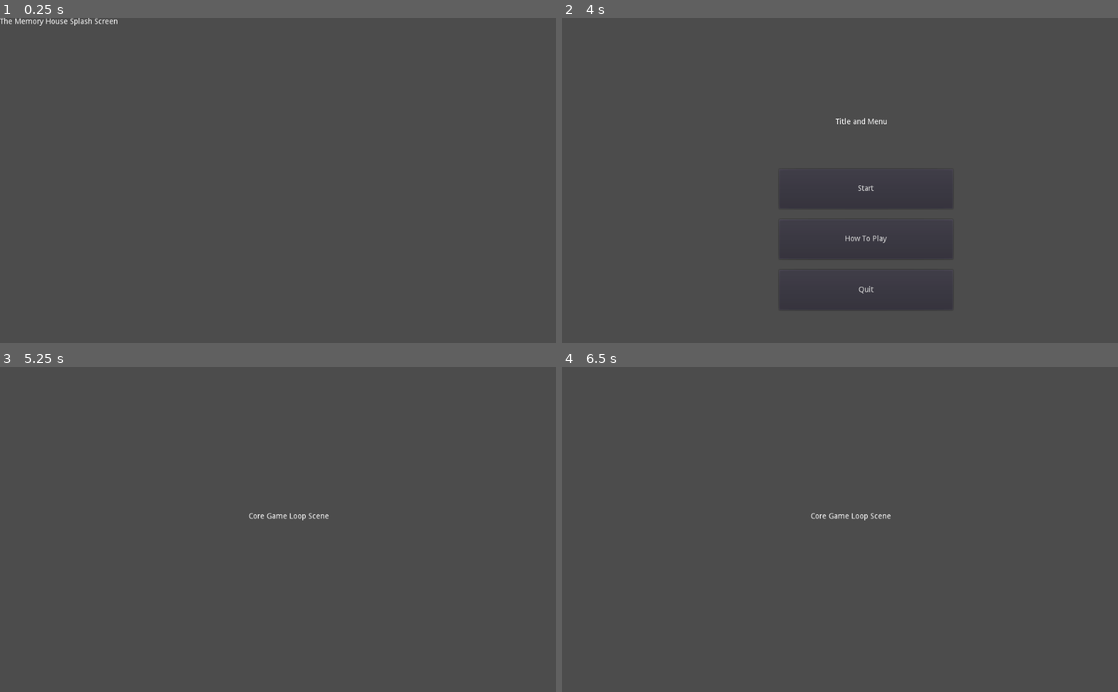
Above: before the commit, frames 1-4 (two rows, left to right).
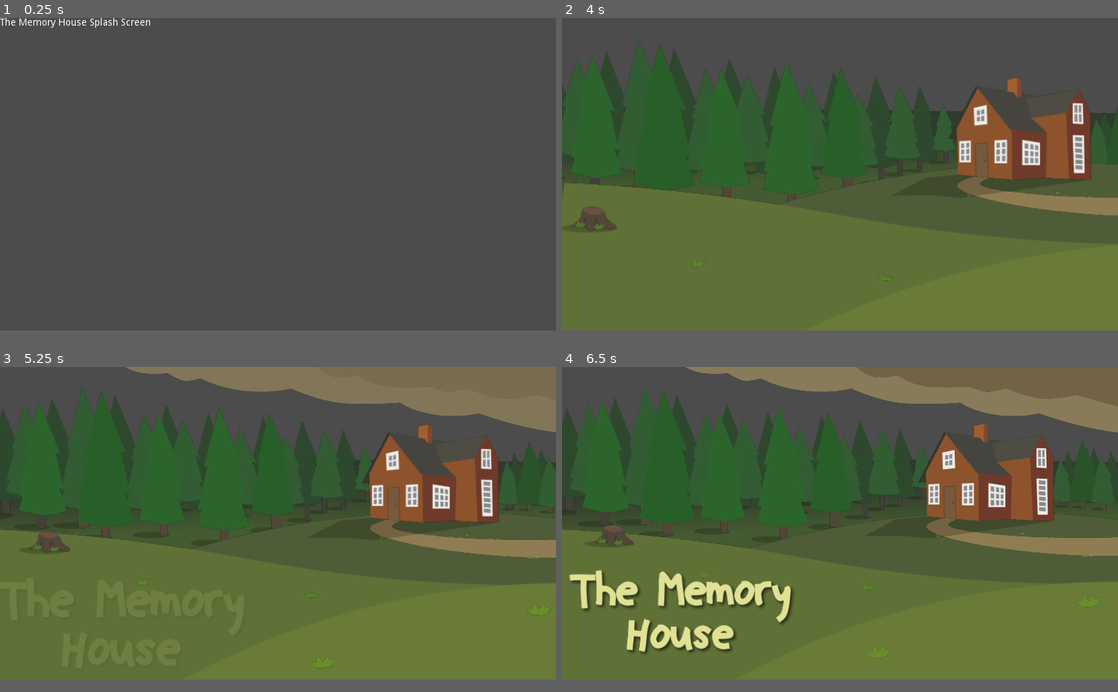
Above: after the commit, the same moments.

Repository: alannakelly/the-memory-house
Game: Godot game, scene res://splash/Splash.tscn
Two runs of this game, one before a commit and one after it. Both use one fixed random seed, a clock stepped at 60 frames per second and the inputs below.
Inputs (mouse positions are in pixels of both pictures, inside the frame that each line leads up to):
- Up to frame 1 (0.25 s): no input
- Up to frame 2 (4 s): tap Enter at 0.5, 2, 3.5 s; hold Right (ui_right) 0.53-1.28 s; tap Space at 1.25, 2.75 s; hold Down (ui_down) 1.28-2.03 s; hold Right (ui_right) 2.03-2.78 s; hold Up (ui_up) 2.78-3.53 s; hold Left (ui_left) from 3.53 s (still down)
- Up to frame 3 (5.25 s): release Left (ui_left) at 4.25 s; click (305, 539) at 4.25 s, where only the run before the commit has a clickable "Start"; hold Left (ui_left) from 5.03 s (still down)
- Up to frame 4 (6.5 s): release Left (ui_left) at 5.78 s; hold Down (ui_down) from 5.78 s (still down)
In our replay, the window is 800x468 before the commit and 800x450 after it. These sizes can differ from the game's own. Grey fills any space a smaller window leaves; there, only what the larger window draws over its background counts as a difference.

The runs differ from the first frame. In frame 1, 0.3% of the frame differs, in the area x 0-27%, y 0-3%; in frame 2, 68%; in frame 3, 74%; in frame 4, 75%, in the area x 0-100%, y 0-97%.

Commit message:
animate title screen
resolves #21

Diff:
--- a/project.godot
+++ b/project.godot
@@ -13,6 +13,11 @@
 config/name="The Memory House"
 run/main_scene="res://splash/Splash.tscn"
 config/icon="res://icon.png"
+
+[display]
+
+window/size/width=800
+window/size/height=450
 
 [editor_plugins]
 
--- a/title/Title.gd
+++ b/title/Title.gd
@@ -2,7 +2,8 @@
 
 
 func _ready():
-	pass
+	$AnimationPlayer.play("intro")
+
 
 func _on_StartButton_pressed():
 	get_tree().change_scene("res://main/Main.tscn")
--- a/title/Title.tscn
+++ b/title/Title.tscn
@@ -1,49 +1,409 @@
-[gd_scene load_steps=2 format=2]
+[gd_scene load_steps=16 format=2]
 
 [ext_resource path="res://title/Title.gd" type="Script" id=1]
+[ext_resource path="res://title/Sky.png" type="Texture" id=2]
+[ext_resource path="res://title/Title.png" type="Texture" id=3]
+[ext_resource path="res://title/House.png" type="Texture" id=4]
+[ext_resource path="res://title/CloudNext-1.png" type="Texture" id=6]
+[ext_resource path="res://title/Background.png" type="Texture" id=7]
+[ext_resource path="res://title/HouseShadow.png" type="Texture" id=8]
+[ext_resource path="res://title/Grass-and-Stump.png" type="Texture" id=9]
+[ext_resource path="res://title/CloudFront.png" type="Texture" id=10]
+[ext_resource path="res://title/Trees.png" type="Texture" id=11]
+[ext_resource path="res://title/Path.png" type="Texture" id=12]
+[ext_resource path="res://title/TreeShadows.png" type="Texture" id=13]
+[ext_resource path="res://title/Background-1.png" type="Texture" id=14]
+
+[sub_resource type="Animation" id=1]
+length = 0.001
+tracks/0/type = "value"
+tracks/0/path = NodePath("../Title:position")
+tracks/0/interp = 1
+tracks/0/loop_wrap = true
+tracks/0/imported = false
+tracks/0/enabled = false
+tracks/0/keys = {
+"times": PoolRealArray( 0 ),
+"transitions": PoolRealArray( 1 ),
+"update": 0,
+"values": [ Vector2( 0, 0 ) ]
+}
+tracks/1/type = "value"
+tracks/1/path = NodePath("../Title:modulate")
+tracks/1/interp = 1
+tracks/1/loop_wrap = true
+tracks/1/imported = false
+tracks/1/enabled = false
+tracks/1/keys = {
+"times": PoolRealArray( 0 ),
+"transitions": PoolRealArray( 1 ),
+"update": 0,
+"values": [ Color( 1, 1, 1, 0 ) ]
+}
+tracks/2/type = "value"
+tracks/2/path = NodePath("../Title:scale")
+tracks/2/interp = 1
+tracks/2/loop_wrap = true
+tracks/2/imported = false
+tracks/2/enabled = false
+tracks/2/keys = {
+"times": PoolRealArray( 0 ),
+"transitions": PoolRealArray( 1 ),
+"update": 0,
+"values": [ Vector2( 1, 1 ) ]
+}
+tracks/3/type = "value"
+tracks/3/path = NodePath("../VBoxContainer:rect_scale")
+tracks/3/interp = 1
+tracks/3/loop_wrap = true
+tracks/3/imported = false
+tracks/3/enabled = false
+tracks/3/keys = {
+"times": PoolRealArray( 0 ),
+"transitions": PoolRealArray( 1 ),
+"update": 0,
+"values": [ Vector2( 1, 1 ) ]
+}
+tracks/4/type = "value"
+tracks/4/path = NodePath("../VBoxContainer:modulate")
+tracks/4/interp = 1
+tracks/4/loop_wrap = true
+tracks/4/imported = false
+tracks/4/enabled = false
+tracks/4/keys = {
+"times": PoolRealArray( 0 ),
+"transitions": PoolRealArray( 1 ),
+"update": 0,
+"values": [ Color( 1, 1, 1, 1 ) ]
+}
+tracks/5/type = "value"
+tracks/5/path = NodePath("../VBoxContainer:rect_position")
+tracks/5/interp = 1
+tracks/5/loop_wrap = true
+tracks/5/imported = false
+tracks/5/enabled = false
+tracks/5/keys = {
+"times": PoolRealArray( 0 ),
+"transitions": PoolRealArray( 1 ),
+"update": 0,
+"values": [ Vector2( 499, 288 ) ]
+}
+tracks/6/type = "value"
+tracks/6/path = NodePath("../Background-1:scale")
+tracks/6/interp = 1
+tracks/6/loop_wrap = true
+tracks/6/imported = false
+tracks/6/enabled = false
+tracks/6/keys = {
+"times": PoolRealArray( 0 ),
+"transitions": PoolRealArray( 1 ),
+"update": 0,
+"values": [ Vector2( 1.04637, 1.04637 ) ]
+}
+
+[sub_resource type="Animation" id=2]
+resource_name = "intro"
+length = 3.5
+tracks/0/type = "value"
+tracks/0/path = NodePath(".:position")
+tracks/0/interp = 1
+tracks/0/loop_wrap = true
+tracks/0/imported = false
+tracks/0/enabled = true
+tracks/0/keys = {
+"times": PoolRealArray( 0, 1.5 ),
+"transitions": PoolRealArray( 0.4, 1 ),
+"update": 0,
+"values": [ Vector2( 230, 0 ), Vector2( 0, 0 ) ]
+}
+tracks/1/type = "value"
+tracks/1/path = NodePath("../CloudFront:position")
+tracks/1/interp = 1
+tracks/1/loop_wrap = true
+tracks/1/imported = false
+tracks/1/enabled = true
+tracks/1/keys = {
+"times": PoolRealArray( 0.3, 2.3 ),
+"transitions": PoolRealArray( 0.3, 1 ),
+"update": 0,
+"values": [ Vector2( 280, 0 ), Vector2( 0, 0 ) ]
+}
+tracks/2/type = "value"
+tracks/2/path = NodePath(".:modulate")
+tracks/2/interp = 1
+tracks/2/loop_wrap = true
+tracks/2/imported = false
+tracks/2/enabled = true
+tracks/2/keys = {
+"times": PoolRealArray( 0, 1.5 ),
+"transitions": PoolRealArray( 0.8, 1 ),
+"update": 0,
+"values": [ Color( 1, 1, 1, 0 ), Color( 1, 1, 1, 1 ) ]
+}
+tracks/3/type = "value"
+tracks/3/path = NodePath("../CloudFront:modulate")
+tracks/3/interp = 1
+tracks/3/loop_wrap = true
+tracks/3/imported = false
+tracks/3/enabled = true
+tracks/3/keys = {
+"times": PoolRealArray( 0.3, 2.7 ),
+"transitions": PoolRealArray( 0.7, 1 ),
+"update": 0,
+"values": [ Color( 1, 1, 1, 0 ), Color( 1, 1, 1, 1 ) ]
+}
+tracks/4/type = "value"
+tracks/4/path = NodePath("../Trees:position")
+tracks/4/interp = 1
+tracks/4/loop_wrap = true
+tracks/4/imported = false
+tracks/4/enabled = true
+tracks/4/keys = {
+"times": PoolRealArray( 0, 2.3 ),
+"transitions": PoolRealArray( 0.4, 1 ),
+"update": 0,
+"values": [ Vector2( -20, 0 ), Vector2( 0, 0 ) ]
+}
+tracks/5/type = "value"
+tracks/5/path = NodePath("../Trees:scale")
+tracks/5/interp = 1
+tracks/5/loop_wrap = true
+tracks/5/imported = false
+tracks/5/enabled = true
+tracks/5/keys = {
+"times": PoolRealArray( 0, 2.3 ),
+"transitions": PoolRealArray( 0.5, 1 ),
+"update": 0,
+"values": [ Vector2( 1.1, 1.1 ), Vector2( 1, 1 ) ]
+}
+tracks/6/type = "value"
+tracks/6/path = NodePath("../House:position")
+tracks/6/interp = 1
+tracks/6/loop_wrap = true
+tracks/6/imported = false
+tracks/6/enabled = true
+tracks/6/keys = {
+"times": PoolRealArray( 0, 2.3 ),
+"transitions": PoolRealArray( 0.4, 1 ),
+"update": 0,
+"values": [ Vector2( 18, 0 ), Vector2( 0, 0 ) ]
+}
+tracks/7/type = "value"
+tracks/7/path = NodePath("../House:scale")
+tracks/7/interp = 1
+tracks/7/loop_wrap = true
+tracks/7/imported = false
+tracks/7/enabled = true
+tracks/7/keys = {
+"times": PoolRealArray( 0, 2.3 ),
+"transitions": PoolRealArray( 0.5, 1 ),
+"update": 0,
+"values": [ Vector2( 1.05, 1.05 ), Vector2( 1, 1 ) ]
+}
+tracks/8/type = "value"
+tracks/8/path = NodePath("../Grass-and-Stump:position")
+tracks/8/interp = 1
+tracks/8/loop_wrap = true
+tracks/8/imported = false
+tracks/8/enabled = true
+tracks/8/keys = {
+"times": PoolRealArray( 0, 2.3 ),
+"transitions": PoolRealArray( 0.4, 1 ),
+"update": 0,
+"values": [ Vector2( -40, 10 ), Vector2( 0, 0 ) ]
+}
+tracks/9/type = "value"
+tracks/9/path = NodePath("../Grass-and-Stump:scale")
+tracks/9/interp = 1
+tracks/9/loop_wrap = true
+tracks/9/imported = false
+tracks/9/enabled = true
+tracks/9/keys = {
+"times": PoolRealArray( 0, 2.3 ),
+"transitions": PoolRealArray( 0.5, 1 ),
+"update": 0,
+"values": [ Vector2( 1.15, 1.15 ), Vector2( 1, 1 ) ]
+}
+tracks/10/type = "value"
+tracks/10/path = NodePath("../Title:position")
+tracks/10/interp = 1
+tracks/10/loop_wrap = true
+tracks/10/imported = false
+tracks/10/enabled = true
+tracks/10/keys = {
+"times": PoolRealArray( 1.1, 2.8913 ),
+"transitions": PoolRealArray( 0.6, 1 ),
+"update": 0,
+"values": [ Vector2( -20, -30 ), Vector2( 0, 0 ) ]
+}
+tracks/11/type = "value"
+tracks/11/path = NodePath("../Title:modulate")
+tracks/11/interp = 1
+tracks/11/loop_wrap = true
+tracks/11/imported = false
+tracks/11/enabled = true
+tracks/11/keys = {
+"times": PoolRealArray( 0, 1.1, 3 ),
+"transitions": PoolRealArray( 0.4, 0.8, 1 ),
+"update": 0,
+"values": [ Color( 1, 1, 1, 0 ), Color( 1, 1, 1, 0 ), Color( 1, 1, 1, 1 ) ]
+}
+tracks/12/type = "value"
+tracks/12/path = NodePath("../Title:scale")
+tracks/12/interp = 1
+tracks/12/loop_wrap = true
+tracks/12/imported = false
+tracks/12/enabled = true
+tracks/12/keys = {
+"times": PoolRealArray( 1.1, 3 ),
+"transitions": PoolRealArray( 0.4, 1 ),
+"update": 0,
+"values": [ Vector2( 1.15, 1.15 ), Vector2( 1, 1 ) ]
+}
+tracks/13/type = "value"
+tracks/13/path = NodePath("../VBoxContainer:modulate")
+tracks/13/interp = 1
+tracks/13/loop_wrap = true
+tracks/13/imported = false
+tracks/13/enabled = true
+tracks/13/keys = {
+"times": PoolRealArray( 0, 3, 3.5 ),
+"transitions": PoolRealArray( 0.7, 0.7, 1 ),
+"update": 0,
+"values": [ Color( 1, 1, 1, 0 ), Color( 1, 1, 1, 0 ), Color( 1, 1, 1, 1 ) ]
+}
+tracks/14/type = "value"
+tracks/14/path = NodePath("../VBoxContainer:rect_position")
+tracks/14/interp = 1
+tracks/14/loop_wrap = true
+tracks/14/imported = false
+tracks/14/enabled = true
+tracks/14/keys = {
+"times": PoolRealArray( 0, 3, 3.5 ),
+"transitions": PoolRealArray( 0.3, 0.3, 1 ),
+"update": 0,
+"values": [ Vector2( 499, 296 ), Vector2( 499, 296 ), Vector2( 499, 288 ) ]
+}
+tracks/15/type = "value"
+tracks/15/path = NodePath("../Background-1:scale")
+tracks/15/interp = 1
+tracks/15/loop_wrap = true
+tracks/15/imported = false
+tracks/15/enabled = true
+tracks/15/keys = {
+"times": PoolRealArray( 0, 2.3 ),
+"transitions": PoolRealArray( 0.4, 1 ),
+"update": 0,
+"values": [ Vector2( 1.2, 1.2 ), Vector2( 1.06, 1.06 ) ]
+}
 
 [node name="Title" type="Node2D"]
 script = ExtResource( 1 )
 
-[node name="lblTitle" type="Label" parent="."]
-margin_left = 504.0
-margin_top = 185.0
-margin_right = 599.0
-margin_bottom = 199.0
-text = "Title and Menu"
-__meta__ = {
-"_edit_use_anchors_": false
-}
+[node name="AnimationPlayer" type="AnimationPlayer" parent="."]
+root_node = NodePath("../CloudNext-1")
+anims/RESET = SubResource( 1 )
+anims/intro = SubResource( 2 )
+
+[node name="Sky" type="Sprite" parent="."]
+modulate = Color( 1, 1, 1, 0 )
+position = Vector2( 230, 0 )
+texture = ExtResource( 2 )
+centered = false
+
+[node name="Background" type="Sprite" parent="."]
+texture = ExtResource( 7 )
+centered = false
+
+[node name="Trees" type="Node2D" parent="."]
+position = Vector2( -20, 0 )
+scale = Vector2( 1.1, 1.1 )
+
+[node name="TreeShadows" type="Sprite" parent="Trees"]
+texture = ExtResource( 13 )
+centered = false
+
+[node name="Trees" type="Sprite" parent="Trees"]
+texture = ExtResource( 11 )
+centered = false
+
+[node name="Background-1" type="Sprite" parent="."]
+position = Vector2( -40, 208 )
+scale = Vector2( 1.2, 1.2 )
+texture = ExtResource( 14 )
+centered = false
+
+[node name="CloudNext-1" type="Sprite" parent="."]
+modulate = Color( 1, 1, 1, 0 )
+position = Vector2( 230, 0 )
+texture = ExtResource( 6 )
+centered = false
+
+[node name="CloudFront" type="Sprite" parent="."]
+modulate = Color( 1, 1, 1, 0 )
+position = Vector2( 280, 0 )
+texture = ExtResource( 10 )
+centered = false
+
+[node name="House" type="Node2D" parent="."]
+position = Vector2( 18, 0 )
+scale = Vector2( 1.05, 1.05 )
+
+[node name="Path" type="Sprite" parent="House"]
+texture = ExtResource( 12 )
+centered = false
+
+[node name="HouseShadow" type="Sprite" parent="House"]
+texture = ExtResource( 8 )
+centered = false
+
+[node name="House" type="Sprite" parent="House"]
+texture = ExtResource( 4 )
+centered = false
+
+[node name="Grass-and-Stump" type="Sprite" parent="."]
+position = Vector2( -40, 10 )
+scale = Vector2( 1.15, 1.15 )
+texture = ExtResource( 9 )
+centered = false
+
+[node name="Title" type="Sprite" parent="."]
+modulate = Color( 1, 1, 1, 0 )
+position = Vector2( -20, -30 )
+scale = Vector2( 1.15, 1.15 )
+texture = ExtResource( 3 )
+centered = false
 
 [node name="VBoxContainer" type="VBoxContainer" parent="."]
-margin_left = 400.0
-margin_top = 279.0
-margin_right = 720.0
-margin_bottom = 539.0
+modulate = Color( 1, 1, 1, 0 )
+margin_left = 499.0
+margin_top = 296.0
+margin_right = 699.0
+margin_bottom = 436.0
 custom_constants/separation = 20
 __meta__ = {
 "_edit_use_anchors_": false
 }
 
 [node name="StartButton" type="Button" parent="VBoxContainer"]
-margin_right = 320.0
-margin_bottom = 73.0
+margin_right = 200.0
+margin_bottom = 33.0
 size_flags_horizontal = 3
 size_flags_vertical = 3
 text = "Start"
 
 [node name="HowToPlayButton" type="Button" parent="VBoxContainer"]
-margin_top = 93.0
-margin_right = 320.0
-margin_bottom = 166.0
+margin_top = 53.0
+margin_right = 200.0
+margin_bottom = 86.0
 size_flags_horizontal = 3
 size_flags_vertical = 3
 text = "How To Play"
 
 [node name="QuitButton" type="Button" parent="VBoxContainer"]
-margin_top = 186.0
-margin_right = 320.0
-margin_bottom = 260.0
+margin_top = 106.0
+margin_right = 200.0
+margin_bottom = 140.0
 size_flags_horizontal = 3
 size_flags_vertical = 3
 text = "Quit"
Binary file added: title/Background-1.png
Not shown, added: title/Background-1.png.import
Binary file added: title/Background.png
Not shown, added: title/Background.png.import
Binary file added: title/CloudFront.png
Not shown, added: title/CloudFront.png.import
Binary file added: title/CloudNext-1.png
Not shown, added: title/CloudNext-1.png.import
Binary file added: title/Grass-and-Stump.png
Not shown, added: title/Grass-and-Stump.png.import
Binary file added: title/House.png
Not shown, added: title/House.png.import
(and 12 more such lines)
